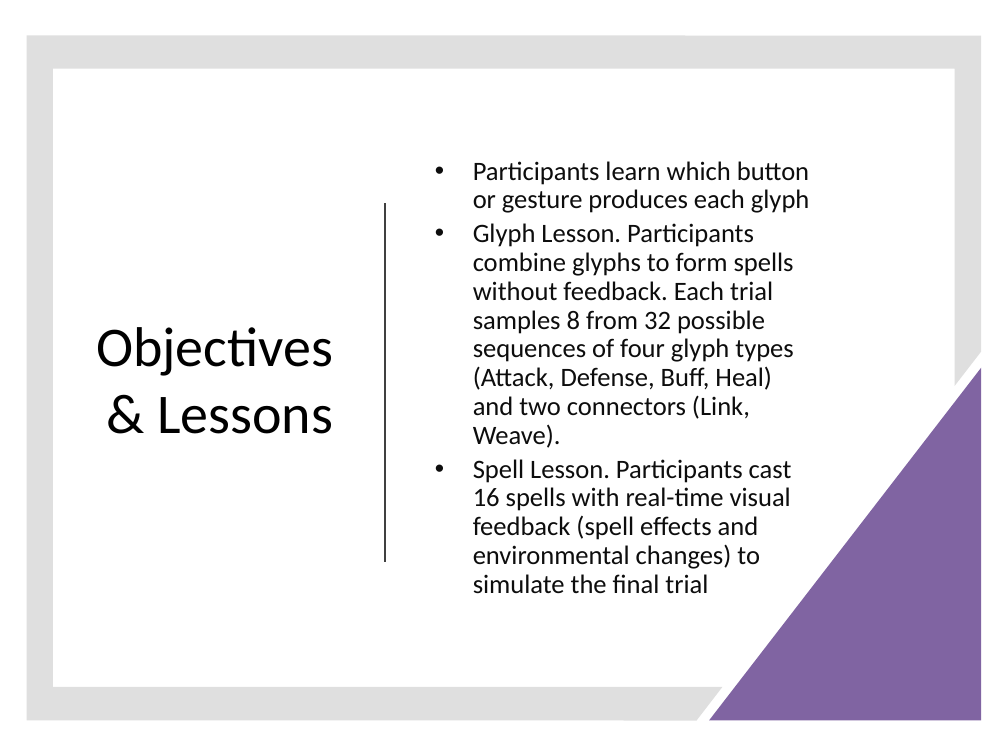
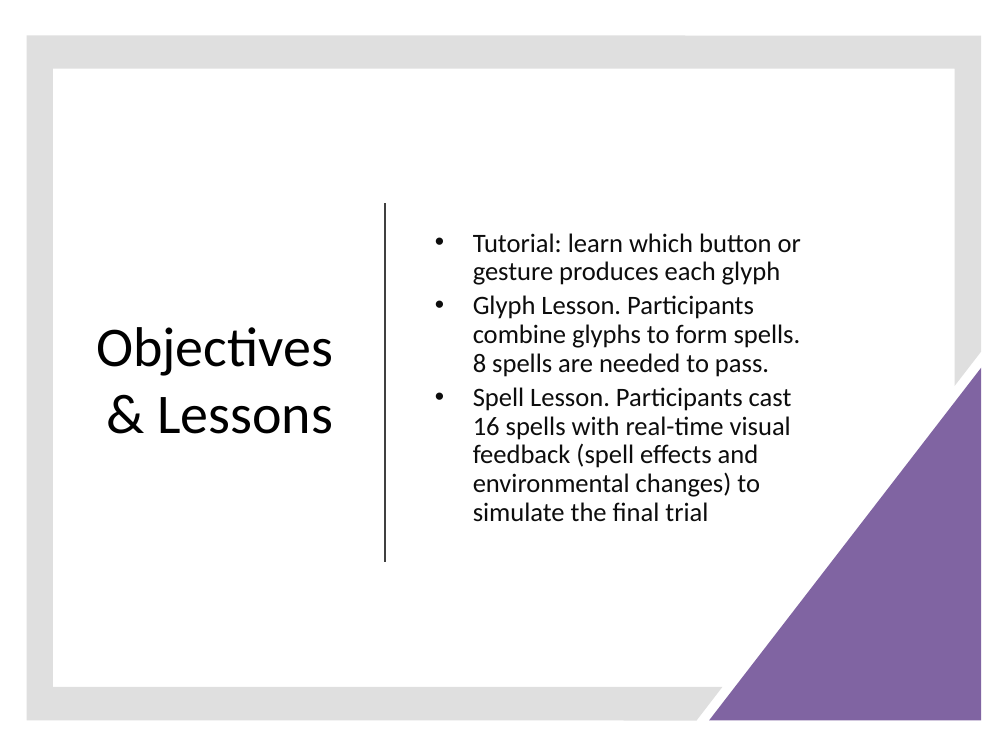
Before and after one commit to csu-hci-projects/CS465_OrdwayR, a slide deck: slide 14 of Rosys_Wizards_465_Presentation.pptx (slide 10 before the commit). Drawn at 1008x756 pixels with LibreOffice and Linux fonts; fonts in the diff are those of the drawing. Boxes give left, top, right and bottom in pixels: in the first picture for what was removed or moved away, otherwise in the second. Text is boxed around its words. In the diff, an @@ line names an element or a change of style, - is before the commit and + after.

```diff
--- a/Rosys_Wizards_465_Presentation.pptx
+++ b/Rosys_Wizards_465_Presentation.pptx
@@ text at box(473, 233, 801, 377): text changed @@
-• Participants learn which button or gesture produces each glyph
-• Glyph Lesson. Participants combine glyphs to form spells without feedback. Each trial samples 8 from 32 possible sequences of four glyph types (Attack, Defense, Buff, Heal) and two connectors (Link, Weave).
+• Tutorial: learn which button or gesture produces each glyph
+• Glyph Lesson. Participants combine glyphs to form spells. 8 spells are needed to pass.
```
Also in this commit, not shown: 3 other slides changed, 4 slides added, 3 other files.
